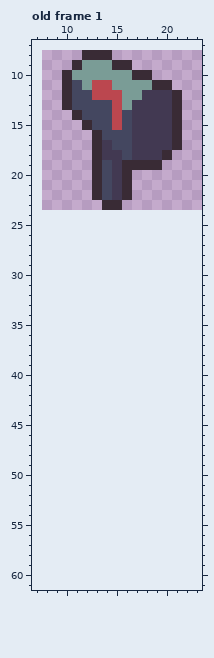
File history of a pixel-art file, src/assets/art/mailboxes.aseprite. The picture above is the old version.
16x16 pixels, 1 frame. Shown: old frame 1: x 7..23, y 7..61. The old version is drawn lined up with the new one, on the new canvas. The commit also changed other frames, which this record leaves out.
After the commit:
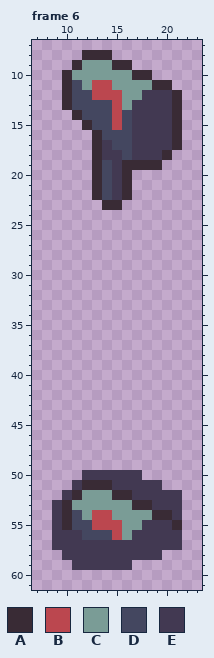
Palette (. is transparent): A #392b35  B #bb474f  C #7a9c96  D #444760  E #423952
A new or re-ordered frame is compared with the old frame closest to it.
From old to new:
canvas 16x16 -> 32x64, the old top-left corner now at 8,8
frames 1 -> 10
--- frame 6 is new; against old frame 1
@@ x 7..23 @@
 49 .................
-50 .................
-51 .................
-52 .................
-53 .................
-54 .................
-55 .................
-56 .................
-57 .................
-58 .................
-59 .................
+50 .....EEEEEE......
+51 ....EAAAEEEEE....
+52 ...EACCCAAEEEEE..
+53 ..EACCCCCCAAEEE..
+54 ..EADCBBCCCCAAE..
+55 ..EADDBBBCCEEEA..
+56 ..EEEDDDBCEEEEE..
+57 ..EEEEEEEEEEEEE..
+58 ...EEEEEEEEEE....
+59 ....EEEEEE.......
 60 .................
